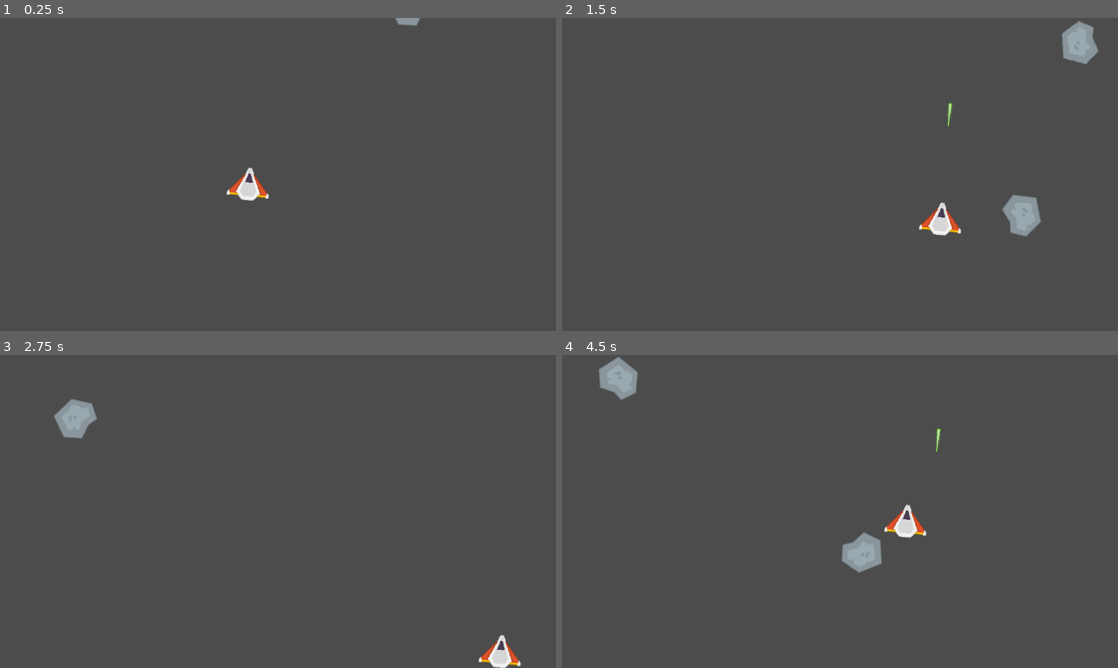
Above: before the commit, frames 1-4 (two rows, left to right).
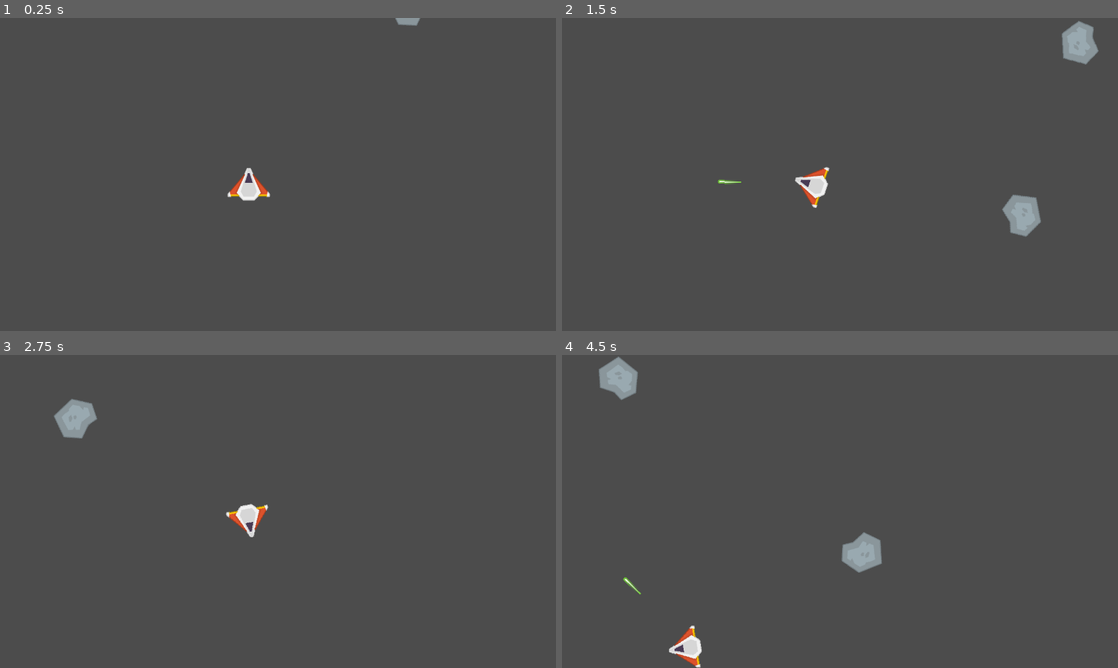
Above: after the commit, the same moments.

Repository: KristoferKoehn/CalculusConflict
Game: Godot game, scene res://Game.tscn
Two runs of this game, one before a commit and one after it. Both use one fixed random seed, a clock stepped at 60 frames per second and the inputs below.
Inputs:
- Up to frame 1 (0.25 s): no input
- Up to frame 2 (1.5 s): tap Enter at 0.5 s; hold Right (ui_right) 0.53-1.28 s; hold Space (shoot) 0.53-1.28 s; hold Down (ui_down) from 1.28 s (still down); tap Space (shoot) at 1.35 s
- Up to frame 3 (2.75 s): release Down (ui_down) at 2.03 s; hold Right (ui_right) from 2.03 s (still down); hold Space (shoot) from 2.03 s (still down)
- Up to frame 4 (4.5 s): release Right (ui_right) at 2.78 s; release Space (shoot) at 2.78 s; hold Up (ui_up) 2.78-3.53 s; tap Space (shoot) at 2.85, 4.35 s; hold Space (shoot) 3.53-4.28 s; hold Left (ui_left) from 3.53 s (still down)

The runs differ from the first frame. In frame 1, 0.2% of the frame differs, in the area x 40-49%, y 47-59%; in frame 2, 0.9%, in the area x 28-72%, y 27-70%; in frame 3, 0.8%; in frame 4, 0.9%.

Commit message:
changed player behavior

Diff:
--- a/characters/Player.gd
+++ b/characters/Player.gd
@@ -1,26 +1,41 @@
 extends KinematicBody2D
 
-var thrust = 400
-var rotation_speed = 15
+var max_thrust = 400
+var velocity = Vector2(0,0)
+var velocity_damping = 1.02
+var acceleration = 15
+var rotation_speed = .9
+var rotation_max = 60
+var angular_velocity = 0
+var angular_damping = 1.15
 
 func _physics_process(delta: float) -> void:
-	var velocity = Vector2()
 
 	if (Input.is_action_pressed("ui_left")):
-		velocity.x = -thrust
+		if self.angular_velocity <= -rotation_max:
+			self.angular_velocity = rotation_max
+		else:
+			self.angular_velocity -= rotation_speed
+
 	if (Input.is_action_pressed("ui_right")):
-		velocity.x = thrust
+		if self.angular_velocity >= rotation_max:
+			self.angular_velocity = rotation_max
+		else:
+			self.angular_velocity += rotation_speed
 	if (Input.is_action_pressed("ui_up")):
-		velocity.y = -thrust
-	if (Input.is_action_pressed("ui_down")):
-		velocity.y = thrust
+		if velocity.length() >= max_thrust:
+			velocity = velocity.normalized() * max_thrust
+		else:
+			velocity += self.get_rotation_vector() * acceleration
+
+	rotation += delta * angular_velocity
+	angular_velocity = angular_velocity/angular_damping
+	velocity = velocity / velocity_damping
 	move_and_collide(velocity * delta)
-
-	rotation = 0.1
 
 func _unhandled_key_input(event):
 	if (event.is_action_pressed("shoot")):
 		$LaserWeapon.shoot()
 
 func get_rotation_vector():
-	return Vector2($RotationNode1.global_position.x - $RotationNode2.global_position.x, $RotationNode1.global_position.y - $RotationNode2.global_position.y)
+	return Vector2($RotationNode2.global_position.x - $RotationNode1.global_position.x, $RotationNode2.global_position.y - $RotationNode1.global_position.y)
--- a/objects/LaserWeapon.gd
+++ b/objects/LaserWeapon.gd
@@ -5,6 +5,6 @@
 func shoot():
 	var laser = laser_scene.instance()
 	laser.global_position = self.global_position
-	laser._set_direction_vector(get_parent().get_rotation_vector())
+	laser._set_direction_vector(-get_parent().get_rotation_vector())
 	laser._set_rotation(get_parent().rotation)
 	get_node("/root/Game").add_child(laser)
Not shown, added: .mono/metadata/ide_messaging_meta.txt
